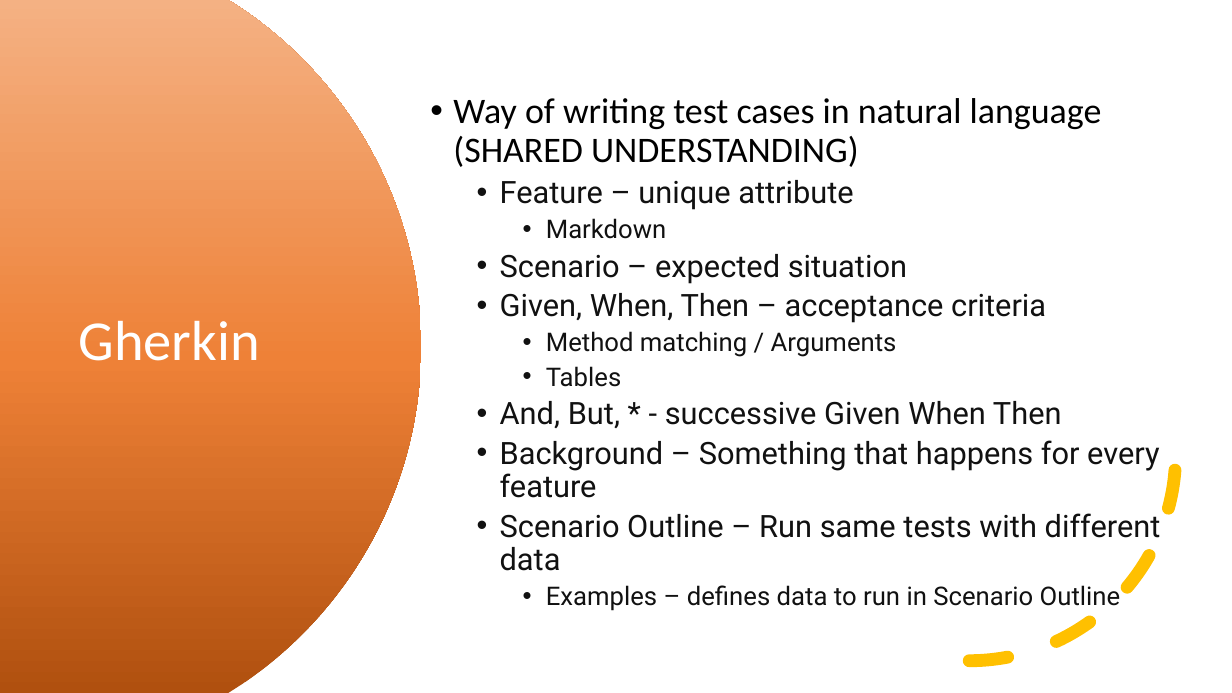
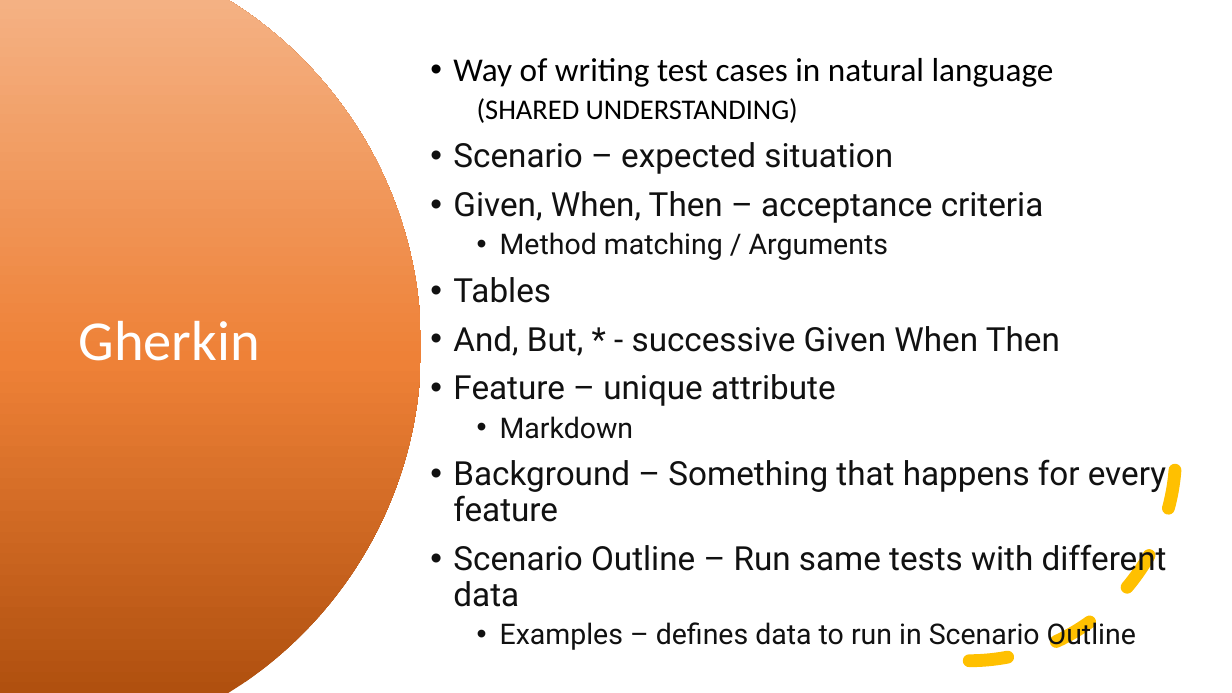
Before and after one commit to kevmoens/ThatConference2023, a slide deck: slide 12 of ThatConference2023.pptx (slide 11 before the commit). Drawn at 1232x693 pixels with LibreOffice and Linux fonts; fonts in the diff are those of the drawing. Boxes give left, top, right and bottom in pixels: in the first picture for what was removed or moved away, otherwise in the second. Text is boxed around its words. In the diff, an @@ line names an element or a change of style, - is before the commit and + after.

```diff
--- a/ThatConference2023.pptx
+++ b/ThatConference2023.pptx
@@ text at (453,58,1054,123): text changed; size 28 to 25.9 pt @@
-• Way of writing test cases in natural language (SHARED UNDERSTANDING)
-  • Feature – unique attribute
-    • Markdown
+• Way of writing test cases in natural language
+  (SHARED UNDERSTANDING)
@@ text at (453,142,1167,652): size 24 to 25.9 pt in "Scenario – expected situation", "Given, When, Then – acceptance criteria", "And, But, * - successive Given When ...", "Background – Something that happens for every ..." and 1 more places; size 20 to 22.2 pt in "Method matching / Arguments", "Examples – defines data to run in ..."; size 20 to 25.9 pt in "Tables"; list level 2 to 1 in "Scenario – expected situation"; list level 2 to 1 in "Given, When, Then – acceptance ..."; list level 3 to 2 in "Method matching / Arguments"; list level 3 to 1 in "Tables"; list level 2 to 1 in "And, But, * - successive ..."; list level 2 to 1 in "Background – Something that happens ..."; list level 2 to 1 in "Scenario Outline – Run same ..."; list level 3 to 2 in "Examples – defines data to ..." @@
@@ text at (453,374,836,439): paragraphs added @@
+• Feature – unique attribute
+  • Markdown
```
Also in this commit, not shown: 1 other slide changed, 1 slide added, 2 other files.
